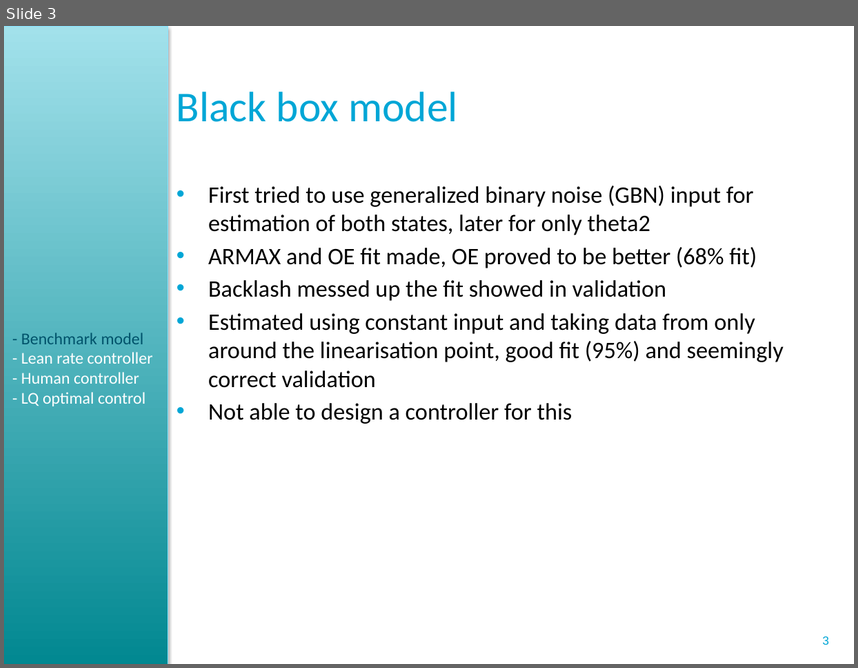
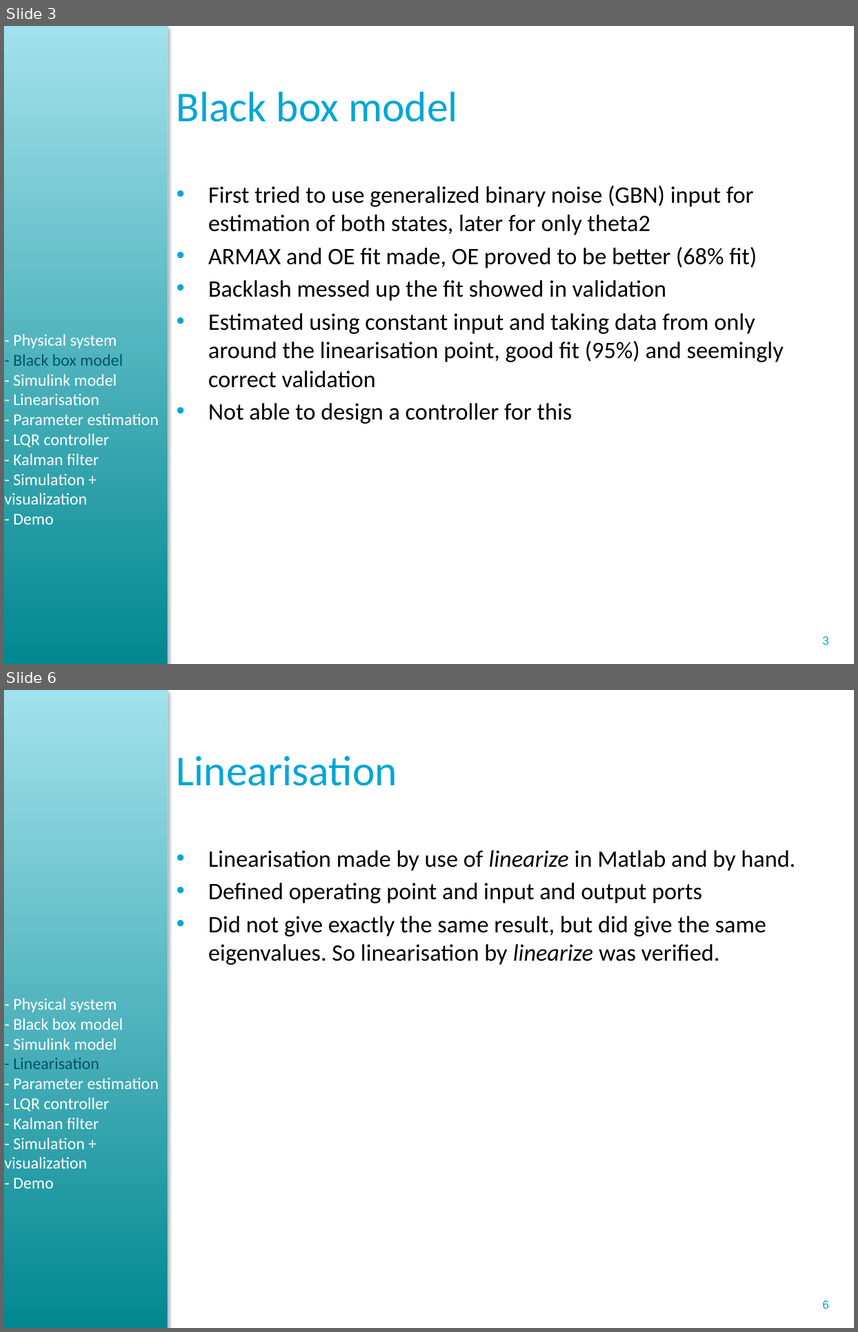
Before and after one commit to ortix/control-system-lab, a slide deck: dick/Presentation/Powerpoint presentatie 22 maart CSL.pptx. Shown one above the other, each under a label of ours: slide 3 before the commit, slides 3 and 6 after it; the slides between them are not shown. The pictures are 858x668 and 858x1332 pixels, drawn with LibreOffice and Linux fonts; fonts in the diff are those of the drawing; background and template pictures are left out. Boxes give left, top, right and bottom in pixels: in the first picture for what was removed or moved away, otherwise in the second. Text is boxed around its words. In the diff, an @@ line names an element or a change of style, - is before the commit and + after.

```diff
--- a/dick/Presentation/Powerpoint presentatie 22 maart CSL.pptx
+++ b/dick/Presentation/Powerpoint presentatie 22 maart CSL.pptx
@@ slide 6 added at (4,690,854,1328), background #FFFFFF; not listed: 2 template elements that a slide beside it also shows @@
@@ title added at (176,756,397,786), 36 pt, text #00A6D6 @@
+Linearisation
@@ text added at (208,850,795,965), 20 pt, text #000000 @@
+• Linearisation made by use of linearize in Matlab and by hand.
+• Defined operating point and input and output ports
+• Did not give exactly the same result, but did give the same eigenvalues. So linearisation by linearize was verified.
@@ text added at (5,998,159,1188), 14 pt, text #FFFFFF @@
+- Physical system
+- Black box model
+- Simulink model
+- Linearisation
+- Parameter estimation
+- LQR controller
+- Kalman filter
+- Simulation + visualization
+- Demo
@@ slide 3 changed as well @@
@@ text added at (5,334,159,524), 14 pt, text #FFFFFF @@
+- Physical system
+- Black box model
+- Simulink model
+- Linearisation
+- Parameter estimation
+- LQR controller
+- Kalman filter
+- Simulation + visualization
+- Demo
@@ text removed at (21,332,153,406) @@
-- Benchmark model
-- Lean rate controller
-- Human controller
-- LQ optimal control
```
Also in this commit, not shown: 3 other slides changed, 4 other slides added, 21 slides removed, 3 other files.
